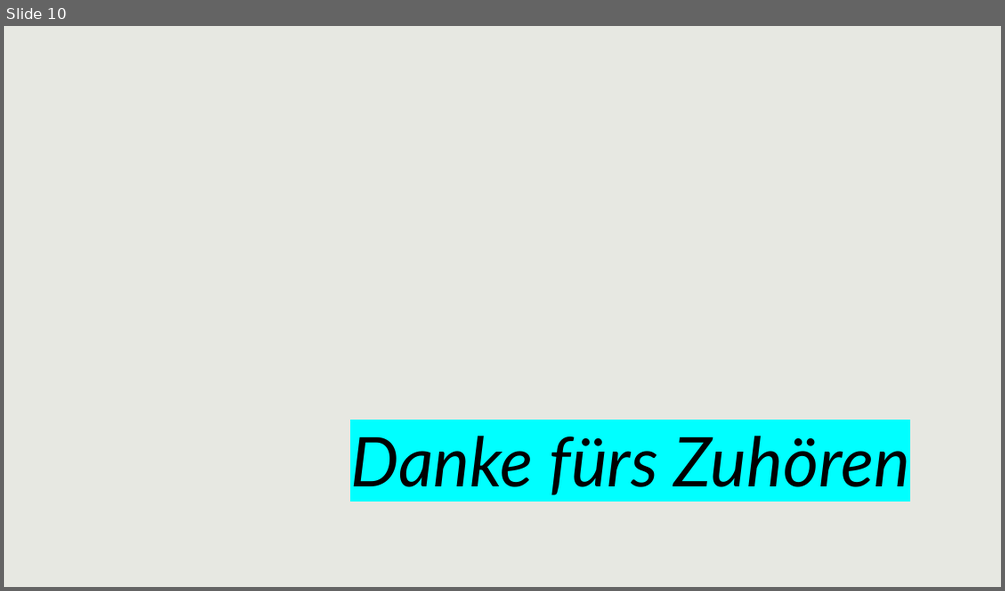
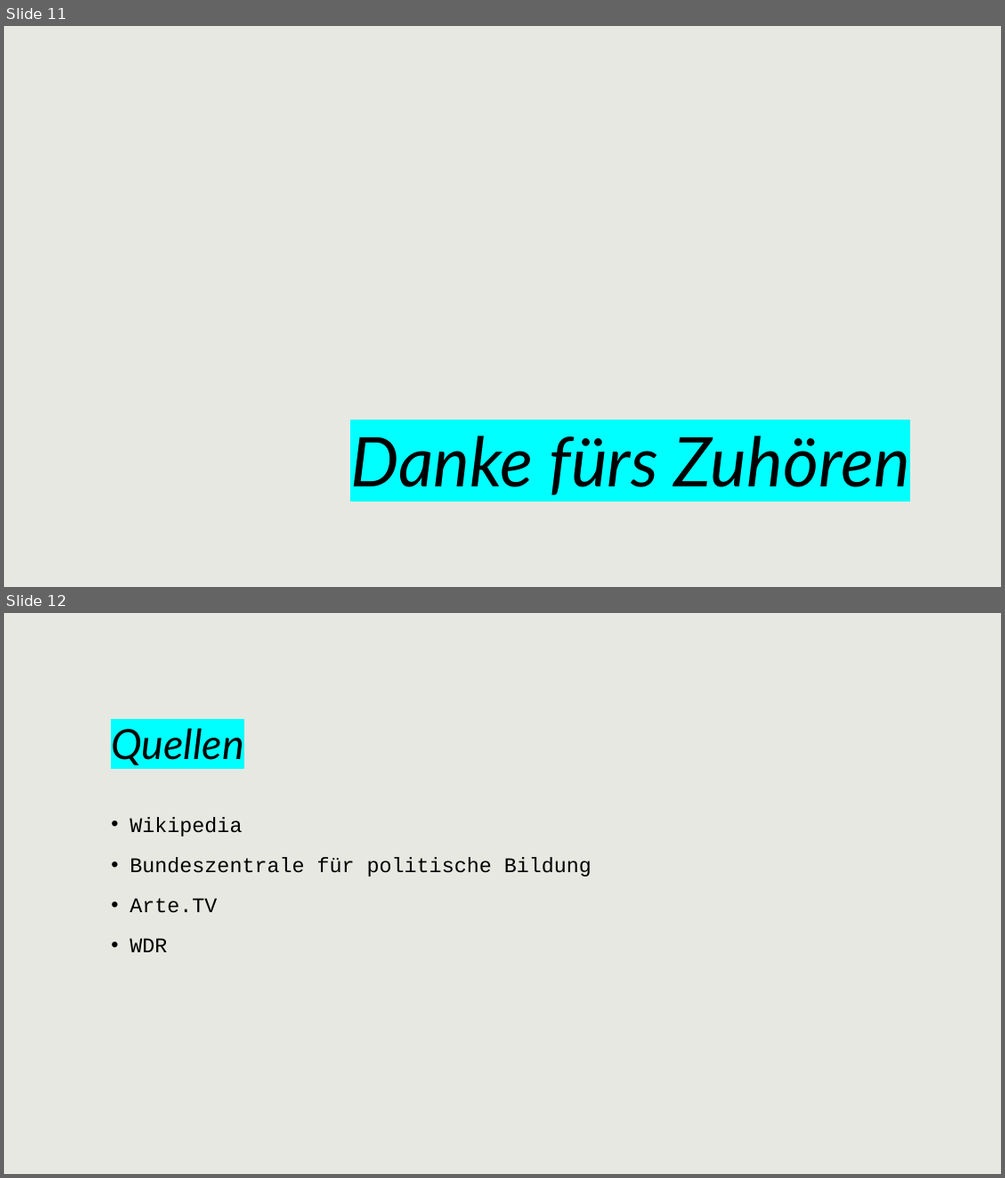
Before and after one commit to APHs-Archive/Lernmaterial, a slide deck: 2. Lehrjahr/PuG/Religiöser Extremismus/Präsentation.pptx. Shown one above the other, each under a label of ours: slide 10 before the commit, slides 11 and 12 after it. The pictures are 1005x591 and 1005x1178 pixels, drawn with LibreOffice and Linux fonts; fonts in the diff are those of the drawing. Boxes give left, top, right and bottom in pixels: in the first picture for what was removed or moved away, otherwise in the second. Text is boxed around its words. In the diff, an @@ line names an element or a change of style, - is before the commit and + after.

```diff
--- a/2. Lehrjahr/PuG/Religiöser Extremismus/Präsentation.pptx
+++ b/2. Lehrjahr/PuG/Religiöser Extremismus/Präsentation.pptx
@@ slide 12 added at <box>4,613,1001,1174</box>, background #E7E8E2 @@
@@ title added at <box>111,728,244,765</box>, 40 pt, text #000000, italic @@
+Quellen
@@ text added at <box>129,817,591,952</box>, 20 pt, text #000000 @@
+• Wikipedia
+• Bundeszentrale für politische Bildung
+• Arte.TV
+• WDR
@@ what was slide 10 is now slide 11 @@
```
Also in this commit, not shown: 2 slides changed, 1 other slide added, 1 other file.
